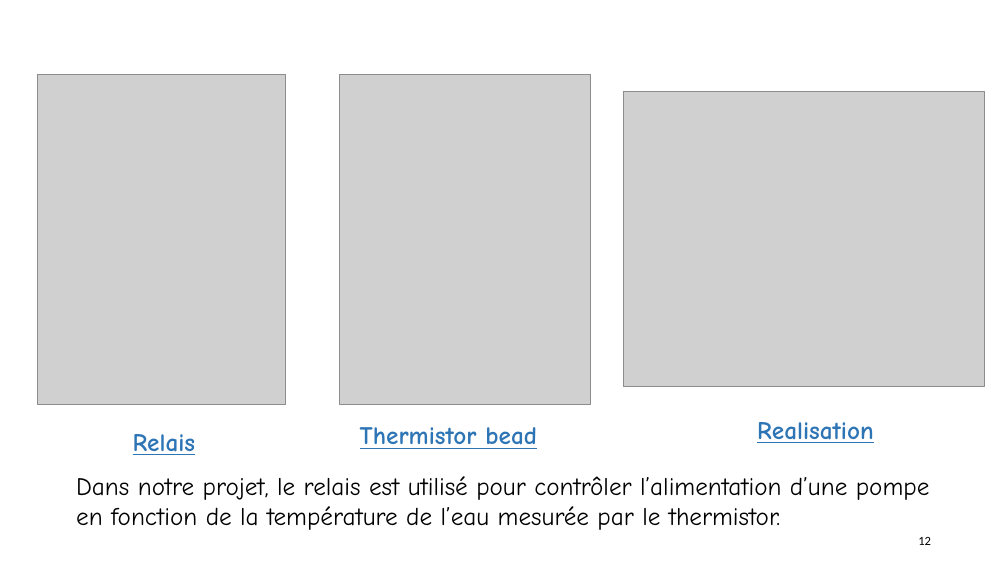
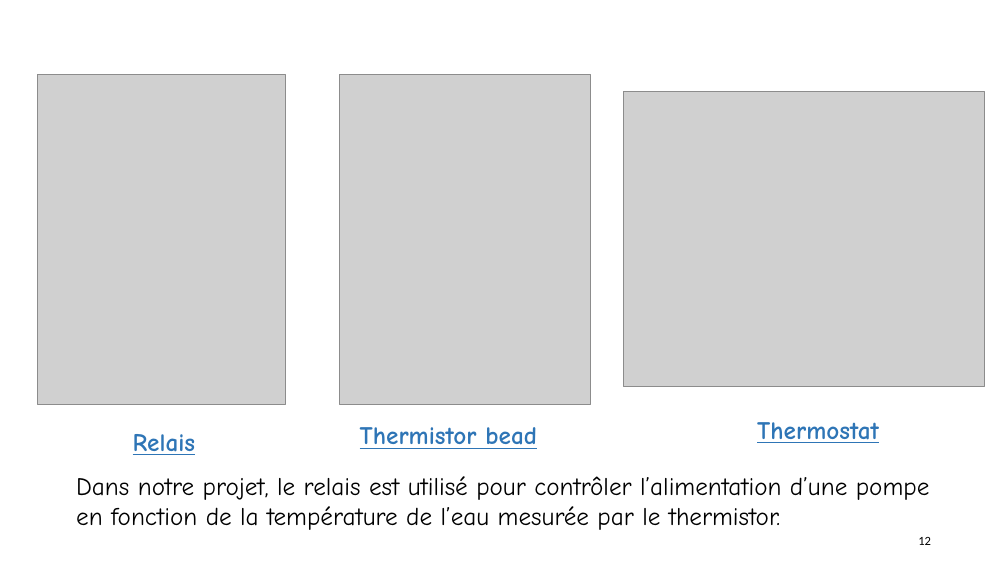
Before and after one commit to OussamaTeyib/Projet-S5_2024, a slide deck: slide 12 of Projet S5 - Arduino.pptx. Drawn at 1008x567 pixels with LibreOffice and Linux fonts; fonts in the diff are those of the drawing; grey boxes stand for pictures. Boxes give left, top, right and bottom in pixels: in the first picture for what was removed or moved away, otherwise in the second. Text is boxed around its words. In the diff, an @@ line names an element or a change of style, - is before the commit and + after.

Commit message:
Added images

```diff
--- a/Projet S5 - Arduino.pptx
+++ b/Projet S5 - Arduino.pptx
@@ text at (757, 422, 879, 443): text changed @@
-Realisation
+Thermostat
```
